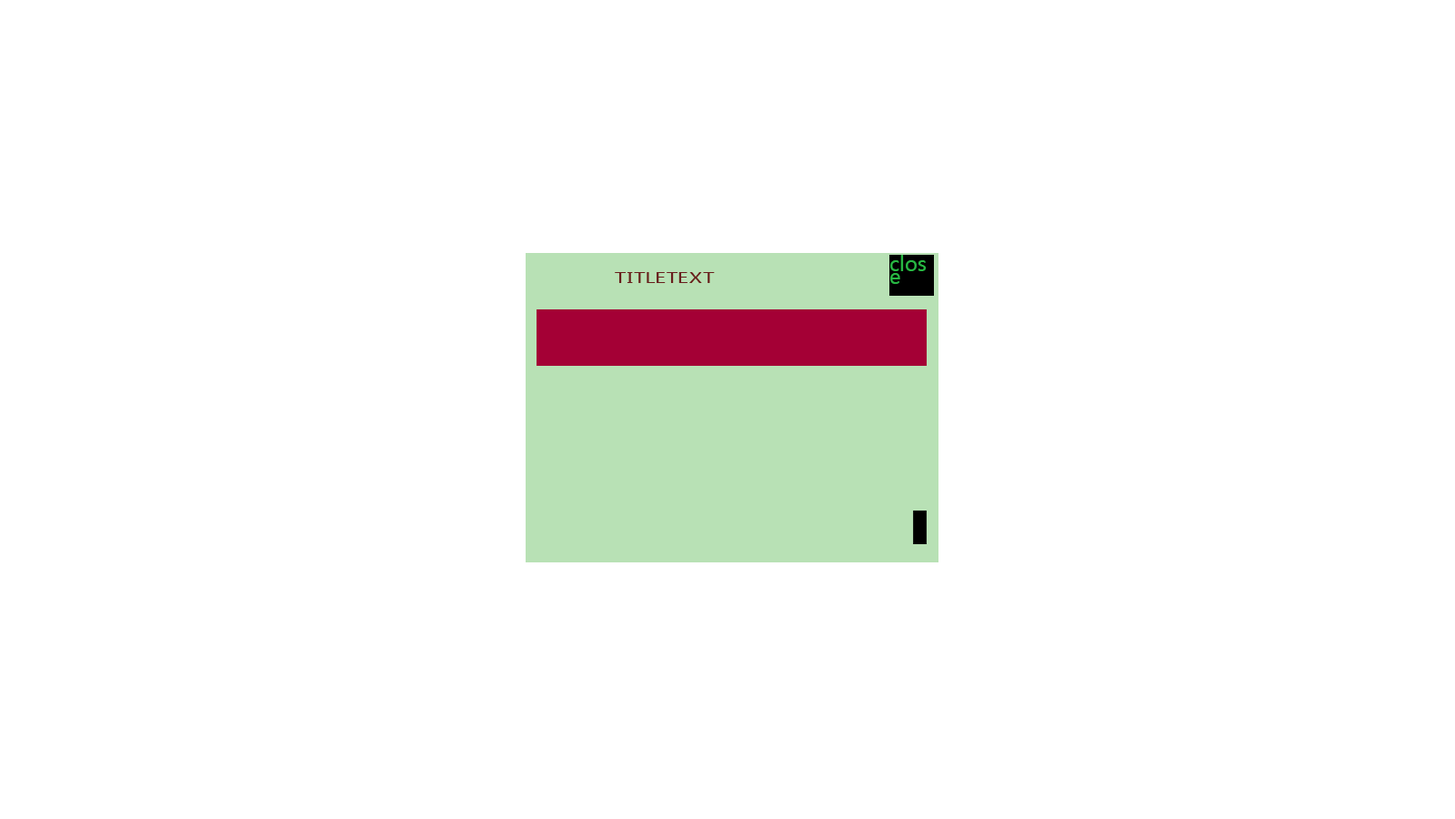
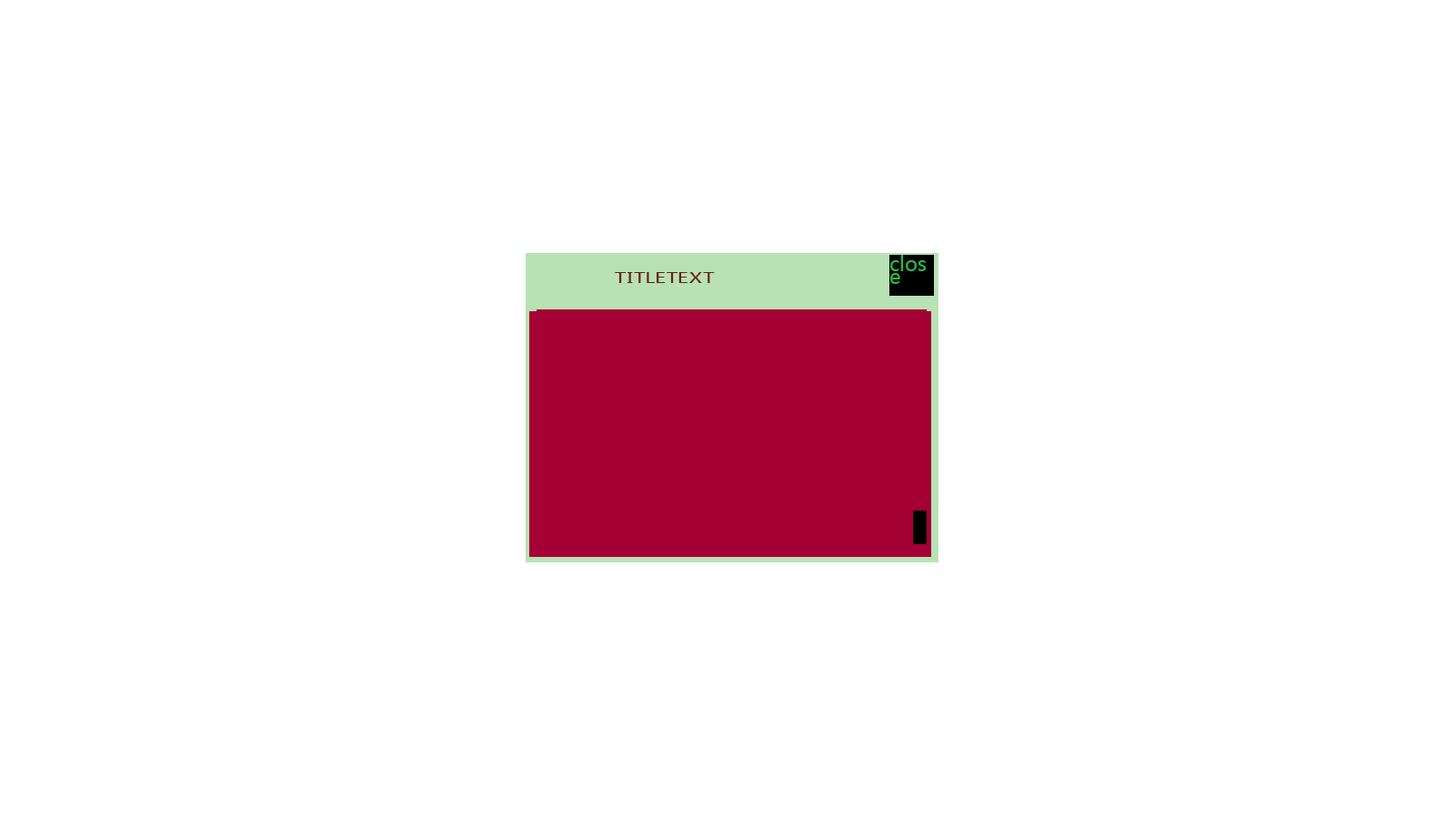
Layers edited between the first and the second 1455x819 image:
showed "@Size" (4th of 4, in "Panel01@Panel" › "bodyContent") over [529, 311, 932, 557]
